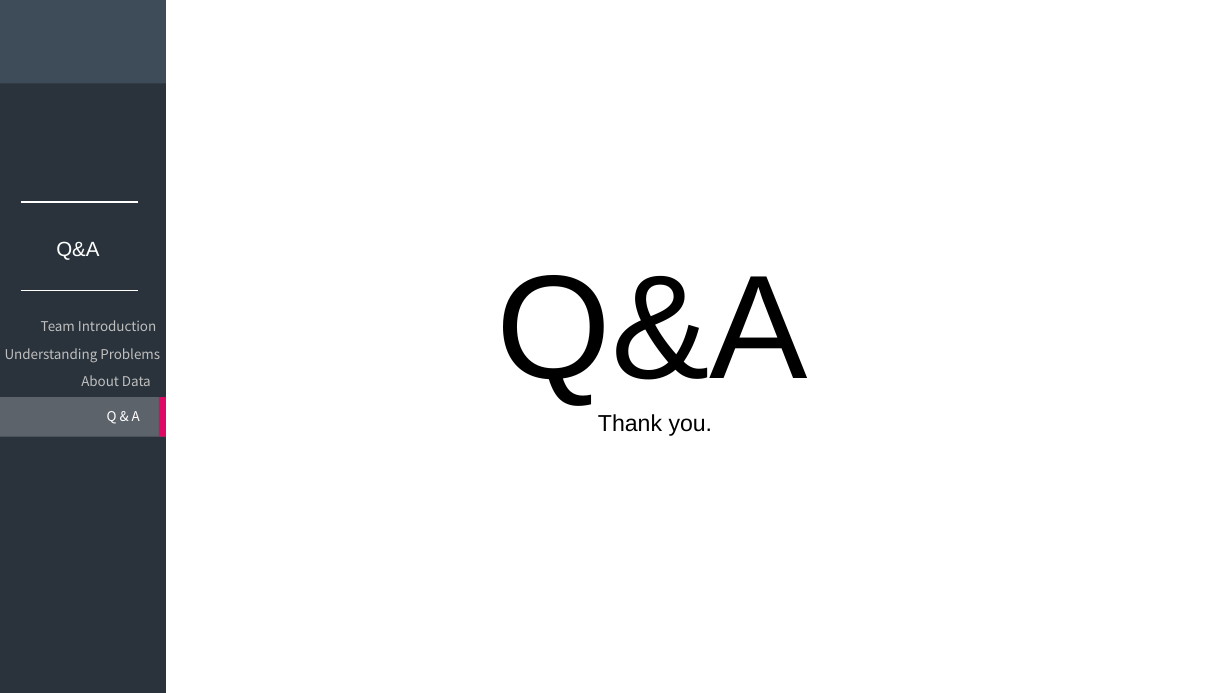
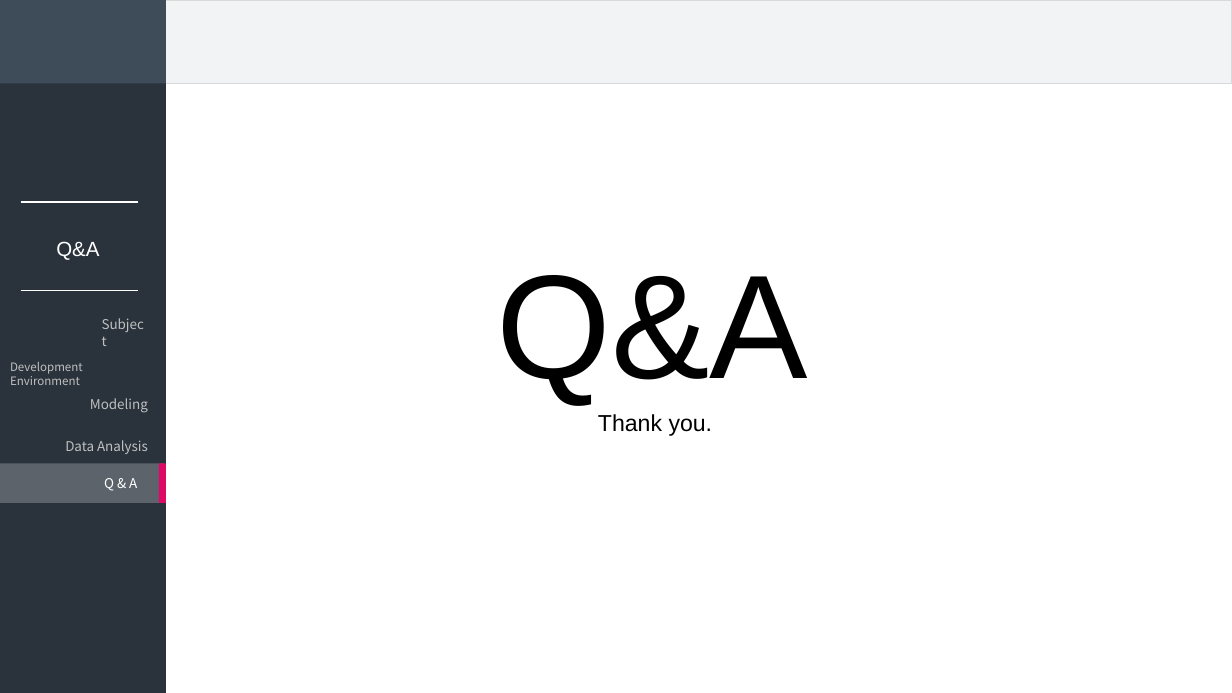
Before and after one commit to DDoGuSulGye/Presentation, a slide deck: slide 14 of 발표자료/03. Designing Problems.pptx (slide 7 before the commit). Drawn at 1232x693 pixels with LibreOffice and Linux fonts; fonts in the diff are those of the drawing. Boxes give left, top, right and bottom in pixels: in the first picture for what was removed or moved away, otherwise in the second. Text is boxed around its words. In the diff, an @@ line names an element or a change of style, - is before the commit and + after.

```diff
--- a/발표자료/03. Designing Problems.pptx
+++ b/발표자료/03. Designing Problems.pptx
@@ rectangle added at bbox=[145, 0, 1232, 83], fill #F1F3F5, outline #D9D9D9 1 pt @@
@@ text removed at bbox=[41, 320, 156, 331] @@
-Team Introduction
@@ text added at bbox=[92, 312, 156, 338], 10.5 pt, text #BFBFBF @@
+Subject
@@ text removed at bbox=[5, 348, 160, 363] @@
-Understanding Problems
@@ text added at bbox=[10, 362, 83, 385], 9 pt, text #BFBFBF @@
+Development Environment
@@ text added at bbox=[90, 398, 148, 413], 10.5 pt, text #BFBFBF @@
+Modeling
@@ text at bbox=[65, 440, 148, 454]: text changed @@
-About Data
+Data Analysis
@@ rectangle: place and size @@
-rectangle at bbox=[0, 397, 166, 437]
+rectangle at bbox=[0, 463, 165, 503]
@@ text "Q & A": place and size @@
-text "Q & A" at bbox=[107, 411, 140, 424]
+text "Q & A" at bbox=[104, 478, 137, 491]
@@ rectangle: place and size @@
-rectangle at bbox=[159, 397, 166, 437]
+rectangle at bbox=[159, 463, 166, 503]
```
Also in this commit, not shown: 2 other slides changed, 11 slides added, 4 slides removed.
